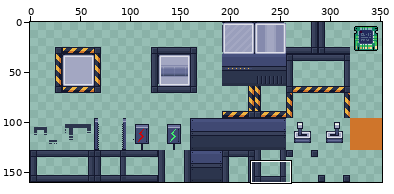
A sprite sheet gets an edit: zylinth/assets/custom.png. The picture above shows the old version from afar; the outline marks the close-up.
Close-up. As it was:
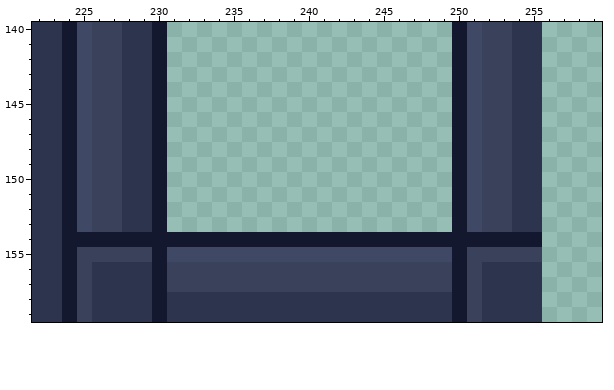
The file is 352x160 pixels. Colours within 5 levels of each other are drawn and written as one. Shown: x 222..259, y 140..159. The commit also changed other parts of the picture, which this record leaves out.
After:
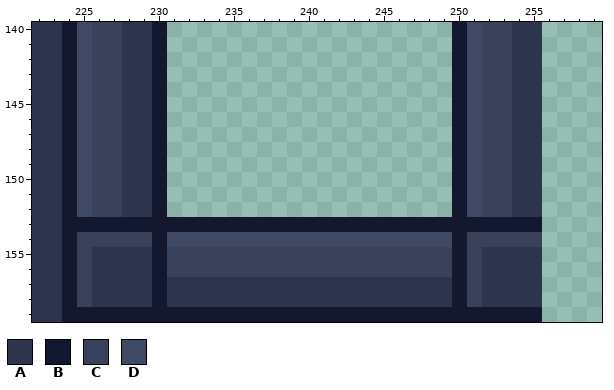
Palette (. is transparent): A #2c354d  B #14182e  C #39415b  D #3f4864
Edits made:
@@ x 222..259 @@
 152 AABDCCAAB...................BDCCAA....
-153 AABDCCAAB...................BDCCAA....
-154 AABBBBBBBBBBBBBBBBBBBBBBBBBBBBBBBB....
-155 AABCCCCCBDDDDDDDDDDDDDDDDDDDBCCCCC....
+153 AABBBBBBBBBBBBBBBBBBBBBBBBBBBBBBBB....
+154 AABCCCCCBDDDDDDDDDDDDDDDDDDDBCCCCC....
+155 AABCAAAABCCCCCCCCCCCCCCCCCCCBCAAAA....
 156 AABCAAAABCCCCCCCCCCCCCCCCCCCBCAAAA....
-157 AABCAAAABCCCCCCCCCCCCCCCCCCCBCAAAA....
+157 AABCAAAABAAAAAAAAAAAAAAAAAAABCAAAA....
 158 AABCAAAABAAAAAAAAAAAAAAAAAAABCAAAA....
-159 AABCAAAABAAAAAAAAAAAAAAAAAAABCAAAA....
+159 AABBBBBBBBBBBBBBBBBBBBBBBBBBBBBBBB....
